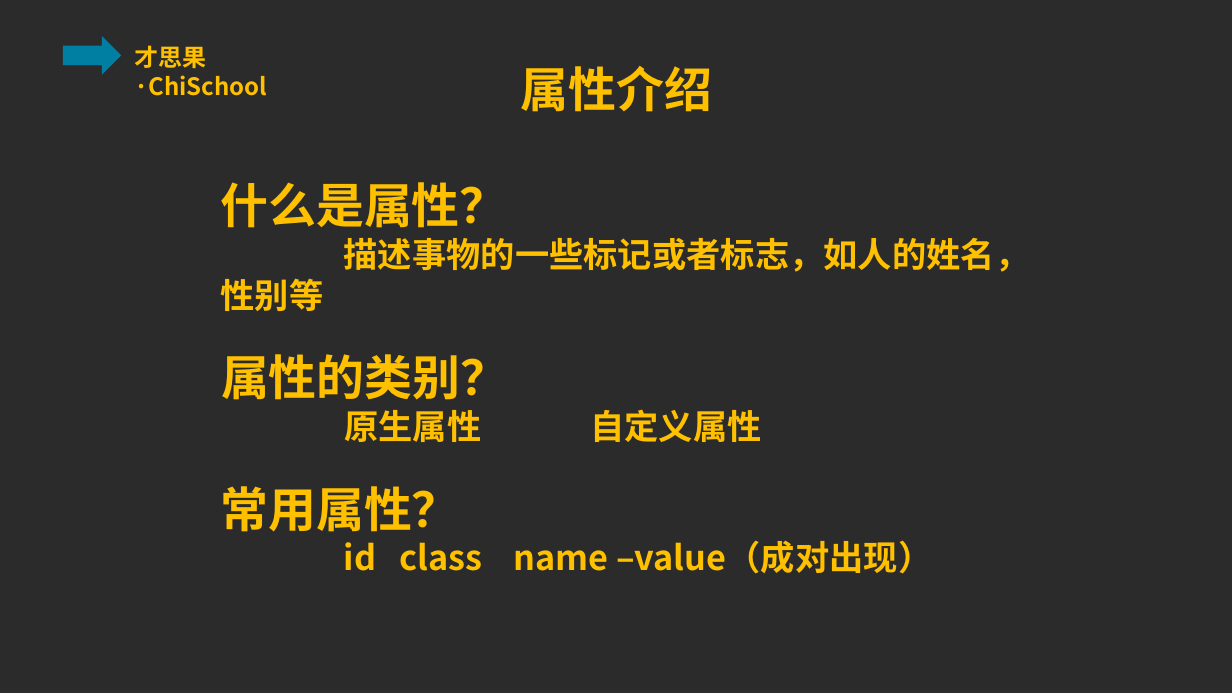
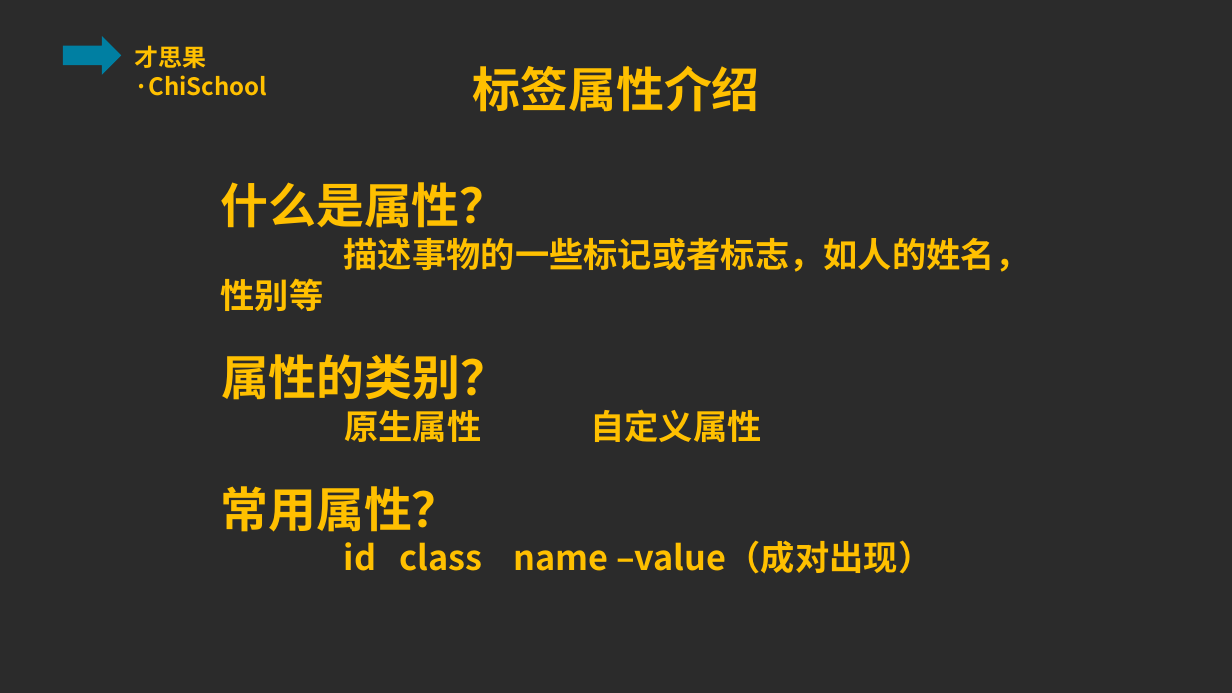
Before and after one commit to ppliu1987/chichool, a slide deck: slide 3 of html/class/lesson_five/lesson_five.pptx (slide 5 before the commit). Drawn at 1232x693 pixels with LibreOffice and Linux fonts; fonts in the diff are those of the drawing; background and template pictures are left out; a plain dark background stands for a picture behind light text. Boxes give left, top, right and bottom in pixels: in the first picture for what was removed or moved away, otherwise in the second. Text is boxed around its words. In the diff, an @@ line names an element or a change of style, - is before the commit and + after.

```diff
--- a/html/class/lesson_five/lesson_five.pptx
+++ b/html/class/lesson_five/lesson_five.pptx
@@ text at [473,66,760,112]: text changed @@
-属性介绍
+标签属性介绍
```
Also in this commit, not shown: 1 other slide changed, 9 slides added, 10 slides removed, 3 other files.
